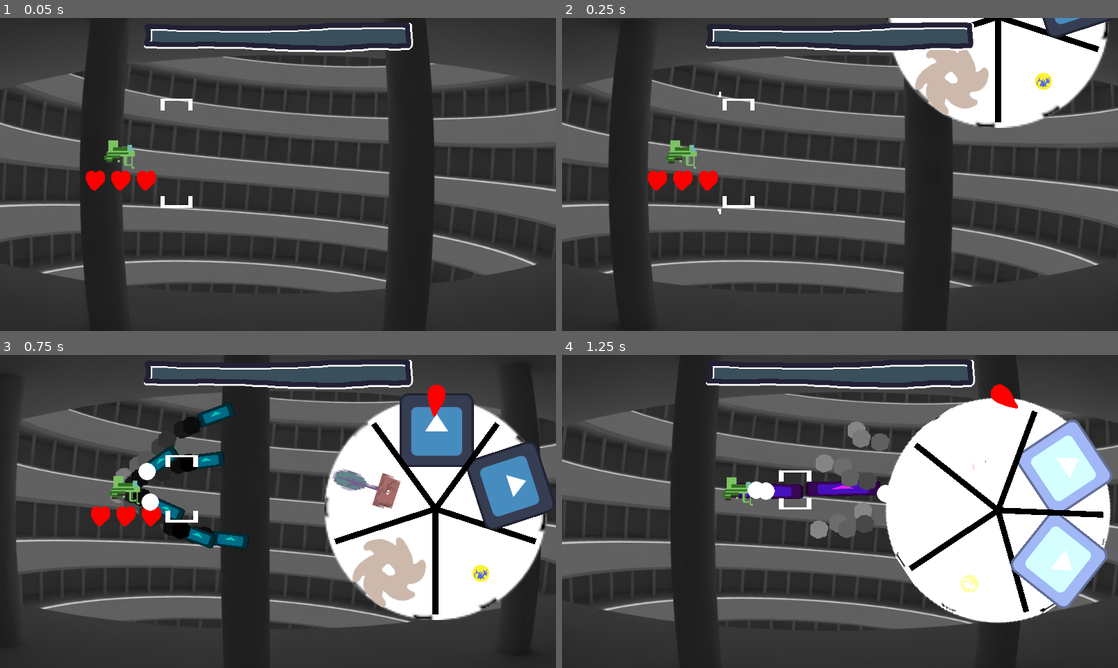
Above: before the commit, frames 1-4 (two rows, left to right).
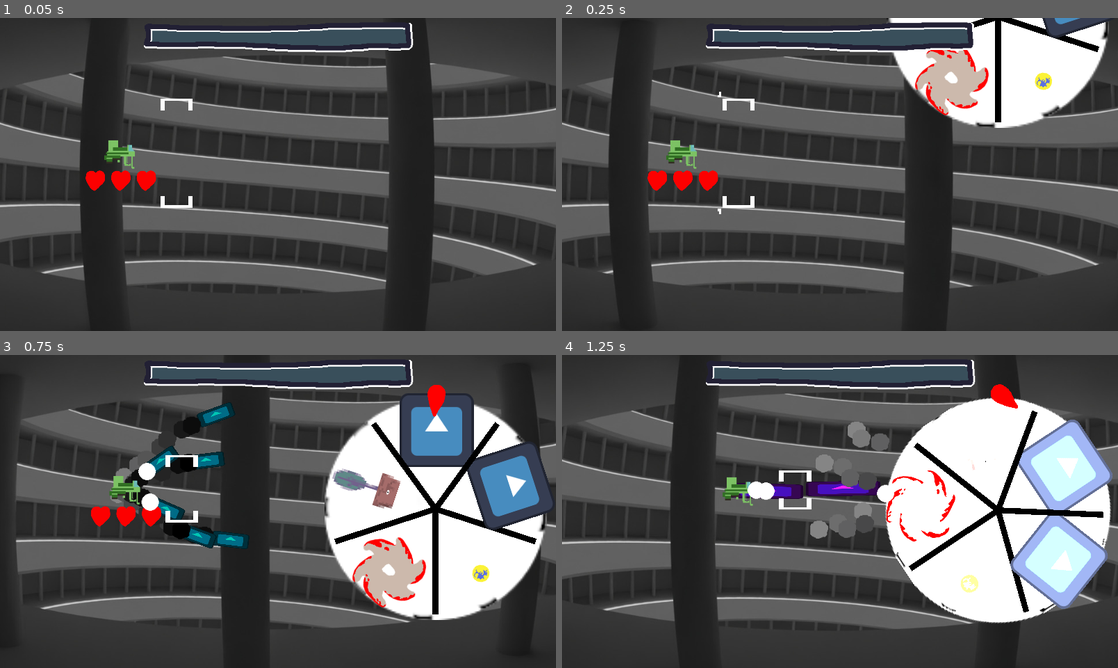
Above: after the commit, the same moments.

Repository: klianc09/bossrushcollab
Game: Godot game, scene res://test.tscn
The game is run twice, just before and just after one commit, with the same random seed, the same clock (stepped at 60 frames per second) and the same inputs. The engine's default icon, where the game draws it, is replaced by a stand-in: a white triangle on a blue panel in a dark square.
Inputs (mouse positions are in pixels of both pictures, inside the frame that each line leads up to):
- Up to frame 1 (0.05 s): no input
- Up to frame 2 (0.25 s): no input
- Up to frame 3 (0.75 s): move the mouse to (400, 495) at 0.52 s; press the mouse at (400, 495) at 0.53 s; hold Right (ui_right) from 0.53 s (still down)
- Up to frame 4 (1.25 s): keep holding Right (ui_right)

Frame 1 is identical in both runs. In frame 2, 0.4% of the frame differs, in the area x 63-77%, y 10-32%; in frame 3, 0.4%, in the area x 63-77%, y 58-81%; in frame 4, 0.4%.

Commit message:
Add music and pause menu to mute it

Diff:
--- a/base/singleton.gd
+++ b/base/singleton.gd
@@ -7,6 +7,9 @@
 
 var viewportSize : Vector2
 var bossNode : Enemy
+
+var musicMuted = false
+var sfxMuted = false
 
 ## Emitted when a new Boss spawns and becomes the current boss.
 signal boss_spawned(bossNode: Enemy)
@@ -22,6 +25,10 @@
 
 func resetPools() -> void:
 	particlePool = {}
+
+func resetScene():
+	resetPools()
+	get_tree().reload_current_scene()
 
 func createParticle(scene_name: String) -> Node2D:
 	if not particlePool.has(scene_name):
--- a/boss/beyblade/beyblade.tscn
+++ b/boss/beyblade/beyblade.tscn
@@ -7,6 +7,7 @@
 [ext_resource type="Script" path="res://base/turret.gd" id="4_vgl2f"]
 [ext_resource type="Script" path="res://base/burst.gd" id="5_y6j3o"]
 [ext_resource type="Texture2D" uid="uid://35k5ltulbx8p" path="res://boss/beyblade/gfx/gun.png" id="7_8nkhq"]
+[ext_resource type="AudioStream" uid="uid://bjk5o226o655l" path="res://music/JohnLee_Cooper_-_gray_potion_to_kill_ants_2023-04-30_11_34.ogg" id="8_3dicq"]
 
 [sub_resource type="CircleShape2D" id="CircleShape2D_3bo00"]
 radius = 46.0435
@@ -167,3 +168,8 @@
 script = ExtResource("4_vgl2f")
 burst_data = SubResource("Resource_caao4")
 aim_direction = Vector2(0, -1)
+
+[node name="music" type="AudioStreamPlayer" parent="."]
+stream = ExtResource("8_3dicq")
+autoplay = true
+bus = &"Music"
--- a/boss/crusher/crusher.tscn
+++ b/boss/crusher/crusher.tscn
@@ -12,6 +12,7 @@
 [ext_resource type="AudioStream" uid="uid://c8m1pbmkq7hm1" path="res://boss/crusher/sfx/DR SFX DiscBounce2.wav" id="10_ixbvq"]
 [ext_resource type="AudioStream" uid="uid://3lewf5bvqmmi" path="res://boss/crusher/sfx/DR SFX DiscBounce3.wav" id="11_lrevp"]
 [ext_resource type="AudioStream" uid="uid://ir1rgmjkekd" path="res://boss/crusher/sfx/DR SFX DiscBounce4.wav" id="12_u6btw"]
+[ext_resource type="AudioStream" uid="uid://bd0qflx6urqm7" path="res://music/JohnLee_Cooper_-_dance_shit_idk.ogg" id="13_b5puo"]
 
 [sub_resource type="Animation" id="Animation_i7bf5"]
 resource_name = "Charge"
@@ -372,7 +373,7 @@
 
 [sub_resource type="Animation" id="Animation_ak2s1"]
 resource_name = "Slash"
-length = 2.0
+length = 4.0
 tracks/0/type = "value"
 tracks/0/imported = false
 tracks/0/enabled = true
@@ -380,7 +381,7 @@
 tracks/0/interp = 2
 tracks/0/loop_wrap = true
 tracks/0/keys = {
-"times": PackedFloat32Array(0, 0.6, 0.8, 1, 1.2, 2),
+"times": PackedFloat32Array(0, 2.03333, 2.23333, 2.43333, 2.63333, 4),
 "transitions": PackedFloat32Array(1, 1, 1, 1, 1, 1),
 "update": 0,
 "values": [Vector2(-318, -235), Vector2(-254, -509), Vector2(-673, -158), Vector2(-601, 167), Vector2(-549, 188), Vector2(-318, -235)]
@@ -392,7 +393,7 @@
 tracks/1/interp = 2
 tracks/1/loop_wrap = true
 tracks/1/keys = {
-"times": PackedFloat32Array(0, 0.6, 0.8, 1, 1.2, 2),
+"times": PackedFloat32Array(0, 2.03333, 2.23333, 2.43333, 2.63333, 4),
 "transitions": PackedFloat32Array(1, 1, 1, 1, 1, 1),
 "update": 0,
 "values": [-0.0110334, -0.0110334, -0.0110334, -0.0110334, -0.0110334, -0.0110334]
@@ -404,7 +405,7 @@
 tracks/2/interp = 2
 tracks/2/loop_wrap = true
 tracks/2/keys = {
-"times": PackedFloat32Array(0, 0.6, 0.8, 1, 1.2, 2),
+"times": PackedFloat32Array(0, 2.03333, 2.23333, 2.43333, 2.63333, 4),
 "transitions": PackedFloat32Array(1, 1, 1, 1, 1, 1),
 "update": 0,
 "values": [Vector2(-132, -218), Vector2(-122, -303), Vector2(-423, -141), Vector2(-429, -16), Vector2(-387, 17), Vector2(-132, -218)]
@@ -416,7 +417,7 @@
 tracks/3/interp = 2
 tracks/3/loop_wrap = true
 tracks/3/keys = {
-"times": PackedFloat32Array(0, 0.6, 0.8, 1, 1.2, 2),
+"times": PackedFloat32Array(0, 2.03333, 2.23333, 2.43333, 2.63333, 4),
 "transitions": PackedFloat32Array(1, 1, 1, 1, 1, 1),
 "update": 0,
 "values": [-1.08559, -0.547734, -1.49742, -2.15131, -2.32754, -1.08559]
@@ -428,7 +429,7 @@
 tracks/4/interp = 1
 tracks/4/loop_wrap = true
 tracks/4/keys = {
-"times": PackedFloat32Array(0, 0.6, 0.8, 1, 2),
+"times": PackedFloat32Array(0, 2.03333, 2.23333, 2.43333, 4),
 "transitions": PackedFloat32Array(1, 1, 1, 1, 1),
 "update": 0,
 "values": [Vector2(-126, 206), Vector2(-118, 176), Vector2(-100, 162), Vector2(-53, 142), Vector2(-126, 206)]
@@ -440,7 +441,7 @@
 tracks/5/interp = 1
 tracks/5/loop_wrap = true
 tracks/5/keys = {
-"times": PackedFloat32Array(0, 0.6, 0.8, 1, 2),
+"times": PackedFloat32Array(0, 2.03333, 2.23333, 2.43333, 4),
 "transitions": PackedFloat32Array(1, 1, 1, 1, 1),
 "update": 0,
 "values": [-1.93174, -2.21147, -2.5367, -3.19832, -1.93174]
@@ -452,7 +453,7 @@
 tracks/6/interp = 1
 tracks/6/loop_wrap = true
 tracks/6/keys = {
-"times": PackedFloat32Array(0, 0.6, 0.8, 1, 2),
+"times": PackedFloat32Array(0, 2.03333, 2.23333, 2.43333, 4),
 "transitions": PackedFloat32Array(1, 1, 1, 1, 1),
 "update": 0,
 "values": [Vector2(-308, 214), Vector2(-308, 250), Vector2(-266, 285), Vector2(-112, 326), Vector2(-308, 214)]
@@ -464,7 +465,7 @@
 tracks/7/interp = 1
 tracks/7/loop_wrap = true
 tracks/7/keys = {
-"times": PackedFloat32Array(0, 0.6, 0.8, 1, 2),
+"times": PackedFloat32Array(0, 2.03333, 2.23333, 2.43333, 4),
 "transitions": PackedFloat32Array(1, 1, 1, 1, 1),
 "update": 0,
 "values": [-0.0110334, -0.0110334, -0.0110334, -0.0110334, -0.0110334]
@@ -476,7 +477,7 @@
 tracks/8/interp = 1
 tracks/8/loop_wrap = true
 tracks/8/keys = {
-"times": PackedFloat32Array(0, 0.6, 0.8, 1, 2),
+"times": PackedFloat32Array(0, 2.03333, 2.23333, 2.43333, 4),
 "transitions": PackedFloat32Array(1, 1, 1, 1, 1),
 "update": 0,
 "values": [Vector2(0, 0), Vector2(-12, -42), Vector2(-86, -58), Vector2(-120, -64), Vector2(0, 0)]
@@ -488,7 +489,7 @@
 tracks/9/interp = 1
 tracks/9/loop_wrap = true
 tracks/9/keys = {
-"times": PackedFloat32Array(0, 0.6, 0.8, 1, 2),
+"times": PackedFloat32Array(0, 2.03333, 2.23333, 2.43333, 4),
 "transitions": PackedFloat32Array(1, 1, 1, 1, 1),
 "update": 0,
 "values": [0.0, -0.139848, -0.647835, -0.999921, 0.0]
@@ -981,10 +982,15 @@
 
 [node name="bounceSfx" type="AudioStreamPlayer" parent="."]
 stream = SubResource("AudioStreamRandomizer_305wt")
-volume_db = -10.0
+volume_db = -15.0
 pitch_scale = 0.8
-max_polyphony = 8
+max_polyphony = 4
 bus = &"SFX"
+
+[node name="music" type="AudioStreamPlayer" parent="."]
+stream = ExtResource("13_b5puo")
+autoplay = true
+bus = &"Music"
 
 [connection signal="animation_finished" from="AnimationPlayer" to="." method="_on_animation_player_animation_finished"]
 [connection signal="timeout" from="Timer" to="." method="_on_timer_timeout"]
--- a/boss/example/enemy_cloud.tscn
+++ b/boss/example/enemy_cloud.tscn
@@ -1,7 +1,8 @@
-[gd_scene load_steps=3 format=3 uid="uid://bl6sm6ilarwmw"]
+[gd_scene load_steps=4 format=3 uid="uid://bl6sm6ilarwmw"]
 
 [ext_resource type="Script" path="res://boss/example/enemy_cloud.gd" id="1_o0rhy"]
 [ext_resource type="Texture2D" uid="uid://cdgr20cnd6afm" path="res://icon.svg" id="2_gwjtn"]
+[ext_resource type="AudioStream" uid="uid://dqne464kkf77p" path="res://music/mucke_bass_boosted.ogg" id="3_0o0mi"]
 
 [node name="cloudboss" type="Area2D"]
 script = ExtResource("1_o0rhy")
@@ -20,5 +21,10 @@
 wait_time = 2.0
 autostart = true
 
+[node name="AudioStreamPlayer" type="AudioStreamPlayer" parent="."]
+stream = ExtResource("3_0o0mi")
+autoplay = true
+bus = &"Music"
+
 [connection signal="timeout" from="Timer" to="." method="_on_timer_timeout"]
 [connection signal="timeout" from="Timer2" to="." method="_on_timer_2_timeout"]
--- a/boss/example/example_boss_1.tscn
+++ b/boss/example/example_boss_1.tscn
@@ -6,6 +6,7 @@
 [ext_resource type="Script" path="res://base/turret.gd" id="4_806g1"]
 [ext_resource type="Resource" uid="uid://bnbyluvtv2bds" path="res://base/burst_example.tres" id="5_l2mtf"]
 [ext_resource type="Script" path="res://base/burst.gd" id="6_bwexw"]
+[ext_resource type="AudioStream" uid="uid://smpljv385yn3" path="res://music/mucke.ogg" id="7_v6clt"]
 
 [sub_resource type="RectangleShape2D" id="RectangleShape2D_yn6ls"]
 size = Vector2(56, 62)
@@ -96,6 +97,11 @@
 wait_time = 2.0
 one_shot = true
 
+[node name="AudioStreamPlayer" type="AudioStreamPlayer" parent="."]
+stream = ExtResource("7_v6clt")
+autoplay = true
+bus = &"Music"
+
 [connection signal="timeout" from="PauseTimer" to="." method="_on_pause_timer_timeout"]
 [connection signal="timeout" from="TransitionTimer" to="." method="_on_transition_timer_timeout"]
 [connection signal="timeout" from="OutroTimer" to="." method="_on_outro_timer_timeout"]
--- a/boss/pottedplant/potted_plant_boss.tscn
+++ b/boss/pottedplant/potted_plant_boss.tscn
@@ -420,11 +420,13 @@
 [node name="wallBreak" type="AudioStreamPlayer2D" parent="."]
 stream = ExtResource("19_gpkk4")
 volume_db = -0.986
-
-[node name="wallBreak2" type="AudioStreamPlayer2D" parent="."]
+bus = &"SFX"
+
+[node name="music" type="AudioStreamPlayer2D" parent="."]
 stream = ExtResource("22_owedk")
 volume_db = -1.972
 autoplay = true
+bus = &"Music"
 parameters/looping = true
 
 [connection signal="dead" from="Sprite2Left" to="." method="_on_left_dead"]
--- /dev/null
+++ b/pause_menu.gd
@@ -0,0 +1,44 @@
+extends ColorRect
+
+
+# Called when the node enters the scene tree for the first time.
+func _ready() -> void:
+	updateAudio()
+	$VBoxContainer/MusicCheckbox.toggled.connect(onMusicMute)
+	$VBoxContainer/SFXCheckbox.toggled.connect(onSfxMute)
+
+func updateAudio():
+	$VBoxContainer/MusicCheckbox.button_pressed = not Singleton.musicMuted
+	$VBoxContainer/SFXCheckbox.button_pressed = not Singleton.sfxMuted
+	var music_bus = AudioServer.get_bus_index("Music")
+	var sfx_bus = AudioServer.get_bus_index("SFX")
+	AudioServer.set_bus_mute(music_bus, Singleton.musicMuted)
+	AudioServer.set_bus_mute(sfx_bus, Singleton.sfxMuted)
+
+# Called every frame. 'delta' is the elapsed time since the previous frame.
+func _process(delta: float) -> void:
+	if Input.is_action_just_pressed("action_pause"):
+		togglePause()
+
+func togglePause():
+	visible = not visible
+	get_tree().paused = visible
+
+func onMusicMute(toggled):
+	Singleton.musicMuted = not Singleton.musicMuted
+	updateAudio()
+
+func onSfxMute(toggled):
+	Singleton.sfxMuted = not Singleton.sfxMuted
+	updateAudio()
+
+
+func _on_continue_btn_pressed() -> void:
+	if visible:
+		togglePause()
+
+
+func _on_restart_btn_pressed() -> void:
+	if visible:
+		togglePause()
+		Singleton.resetScene()
--- a/player/player.gd
+++ b/player/player.gd
@@ -66,8 +66,7 @@
 
 func _process(delta: float) -> void:
 	if Input.is_action_just_pressed("action_reset"):
-		Singleton.resetPools()
-		get_tree().reload_current_scene()
+		Singleton.resetScene()
 	if dead:
 		return
 	var input_x = Input.get_axis("ui_left", "ui_right")
--- a/project.godot
+++ b/project.godot
@@ -80,11 +80,17 @@
 , Object(InputEventKey,"resource_local_to_scene":false,"resource_name":"","device":-1,"window_id":0,"alt_pressed":false …(183 unchanged characters)…
 , Object(InputEventKey,"resource_local_to_scene":false,"resource_name":"","device":-1,"window_id":0,"alt_pressed":false …(182 unchanged characters)…
 , Object(InputEventJoypadMotion,"resource_local_to_scene":false,"resource_name":"","device":-1,"axis":5,"axis_value":1.0,"script":null)
+, Object(InputEventJoypadMotion,"resource_local_to_scene":false,"resource_name":"","device":-1,"axis":4,"axis_value":1.0,"script":null)
 ]
 }
 action_reset={
 "deadzone": 0.5,
 "events": [Object(InputEventKey,"resource_local_to_scene":false,"resource_name":"","device":-1,"window_id":0,"alt_press …(192 unchanged characters)…
+]
+}
+action_pause={
+"deadzone": 0.5,
+"events": [Object(InputEventKey,"resource_local_to_scene":false,"resource_name":"","device":-1,"window_id":0,"alt_pressed":false,"shift_pressed":false,"ctrl_pressed":false,"meta_pressed":false,"pressed":false,"keycode":0,"physical_keycode":4194305,"key_label":0,"unicode":0,"location":0,"echo":false,"script":null)
 ]
 }
 
--- a/test.tscn
+++ b/test.tscn
@@ -102,6 +102,7 @@
 [ext_resource type="Texture2D" uid="uid://c155by58vuxv" path="res://base/gfx/boss_hp_full.png" id="95_g4vd7"]
 [ext_resource type="Theme" uid="uid://curncucwwts4b" path="res://ui_theme.tres" id="96_gh3iu"]
 [ext_resource type="Texture2D" uid="uid://bf0i5keerdndq" path="res://base/gfx/hazard_stripe_v2.png" id="96_qr4db"]
+[ext_resource type="Script" path="res://pause_menu.gd" id="98_idsex"]
 [ext_resource type="Texture2D" uid="uid://dwyt0nslh4t8b" path="res://base/gfx/wheel_pointer.png" id="98_iygmo"]
 
 [sub_resource type="SpriteFrames" id="SpriteFrames_ropve"]
@@ -416,6 +417,7 @@
 script = ExtResource("7_ifq5u")
 
 [node name="CanvasLayer" type="CanvasLayer" parent="."]
+process_mode = 3
 
 [node name="hud" type="Control" parent="CanvasLayer"]
 layout_mode = 3
@@ -545,6 +547,57 @@
 theme_override_font_sizes/font_size = 30
 text = "Boss Approaching: "
 
+[node name="PauseMenu" type="ColorRect" parent="CanvasLayer"]
+visible = false
+anchors_preset = 15
+anchor_right = 1.0
+anchor_bottom = 1.0
+grow_horizontal = 2
+grow_vertical = 2
+color = Color(0.473976, 0.473976, 0.473976, 0.881)
+script = ExtResource("98_idsex")
+
+[node name="VBoxContainer" type="VBoxContainer" parent="CanvasLayer/PauseMenu"]
+layout_mode = 1
+anchors_preset = 8
+anchor_left = 0.5
+anchor_top = 0.5
+anchor_right = 0.5
+anchor_bottom = 0.5
+offset_left = -76.5
+offset_top = -118.0
+offset_right = 76.5
+offset_bottom = 118.0
+grow_horizontal = 2
+grow_vertical = 2
+
+[node name="ContinueBtn" type="Button" parent="CanvasLayer/PauseMenu/VBoxContainer"]
+custom_minimum_size = Vector2(250, 64)
+layout_mode = 2
+theme = ExtResource("96_gh3iu")
+text = "Continue"
+
+[node name="MusicCheckbox" type="CheckBox" parent="CanvasLayer/PauseMenu/VBoxContainer"]
+layout_mode = 2
+theme = ExtResource("96_gh3iu")
+text = "Music"
+
+[node name="SFXCheckbox" type="CheckBox" parent="CanvasLayer/PauseMenu/VBoxContainer"]
+layout_mode = 2
+theme = ExtResource("96_gh3iu")
+text = "SFX"
+
+[node name="ReferenceRect" type="ReferenceRect" parent="CanvasLayer/PauseMenu/VBoxContainer"]
+custom_minimum_size = Vector2(40, 40)
+layout_mode = 2
+theme = ExtResource("96_gh3iu")
+
+[node name="RestartBtn" type="Button" parent="CanvasLayer/PauseMenu/VBoxContainer"]
+custom_minimum_size = Vector2(0, 50)
+layout_mode = 2
+theme = ExtResource("96_gh3iu")
+text = "Restart"
+
 [node name="WheelOfUnfortune" type="Area2D" parent="." groups=["enemy"]]
 position = Vector2(753, 268)
 script = ExtResource("9_2wos0")
@@ -590,4 +643,6 @@
 [connection signal="health_change" from="player" to="player/HeartContainer" method="_on_player_health_change"]
 [connection signal="health_change" from="player" to="CanvasLayer/hud" method="_on_player_health_change"]
 [connection signal="timeout" from="NextBossTimer" to="." method="_on_next_boss_timer_timeout"]
+[connection signal="pressed" from="CanvasLayer/PauseMenu/VBoxContainer/ContinueBtn" to="CanvasLayer/PauseMenu" method="_on_continue_btn_pressed"]
+[connection signal="pressed" from="CanvasLayer/PauseMenu/VBoxContainer/RestartBtn" to="CanvasLayer/PauseMenu" method="_on_restart_btn_pressed"]
 [connection signal="locked_in" from="WheelOfUnfortune" to="." method="_on_wheel_of_unfortune_locked_in"]
--- a/ui_theme.tres
+++ b/ui_theme.tres
@@ -3,6 +3,9 @@
 [ext_resource type="FontFile" uid="uid://dhqkpepfoqhnx" path="res://base/font/WARNING.otf" id="1_egxos"]
 
 [resource]
+Button/colors/font_color = Color(1, 1, 1, 1)
+Button/font_sizes/font_size = 36
+Button/fonts/font = ExtResource("1_egxos")
 Label/colors/font_color = Color(0.991766, 0.885826, 1, 1)
 Label/colors/font_outline_color = Color(0.172142, 0.000129592, 0.235344, 1)
 Label/constants/outline_size = 12
Not shown: 1 places in boss/beyblade/beyblade.tscn that only renumber resources
Not shown: 1 places in boss/crusher/crusher.tscn that only renumber resources
Binary file changed: boss/crusher/gfx/sawblade.png
Not shown: 1 places in boss/example/example_boss_1.tscn that only renumber resources
Not shown, added: music/JohnLee_Cooper_-_dance_shit_idk.ogg.import
Not shown, added: music/JohnLee_Cooper_-_gray_potion_to_kill_ants_2023-04-30_11_34.ogg.import
Not shown, added: music/mucke.ogg.import
Not shown, added: music/mucke_bass_boosted.ogg.import
Not shown: 1 places in test.tscn that only renumber resources
Not shown, added: music/JohnLee_Cooper_-_dance_shit_idk.ogg
Not shown, added: music/JohnLee_Cooper_-_gray_potion_to_kill_ants_2023-04-30_11_34.ogg
Not shown, added: music/mucke.ogg
(and 1 more such lines)
